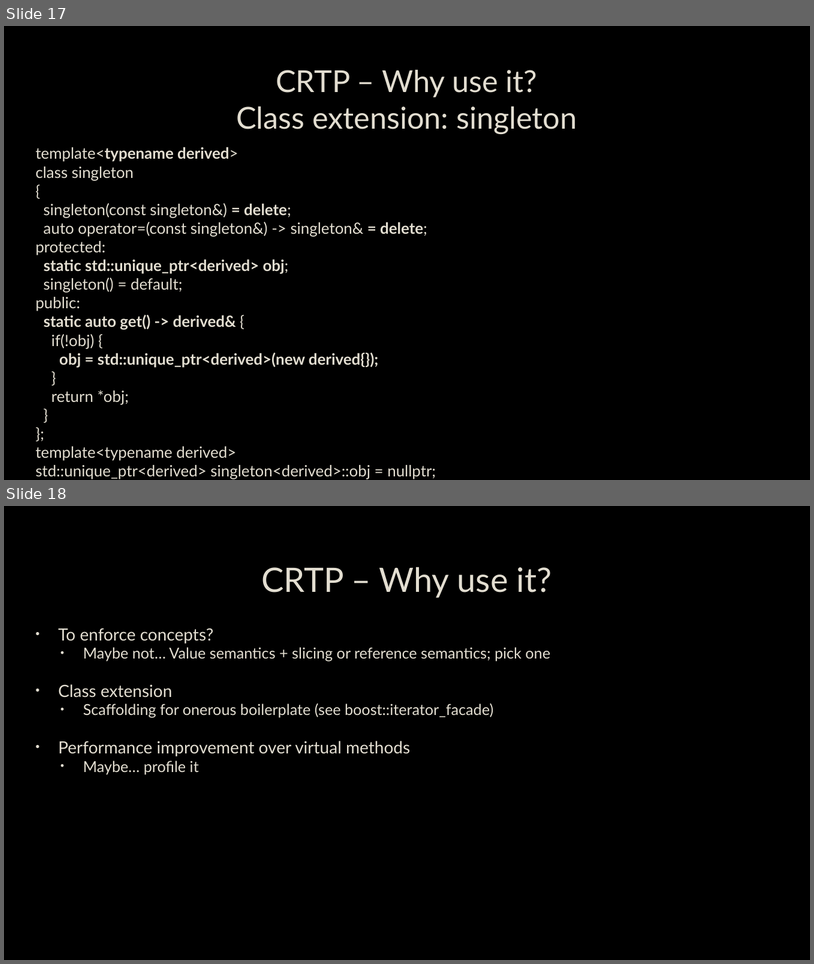
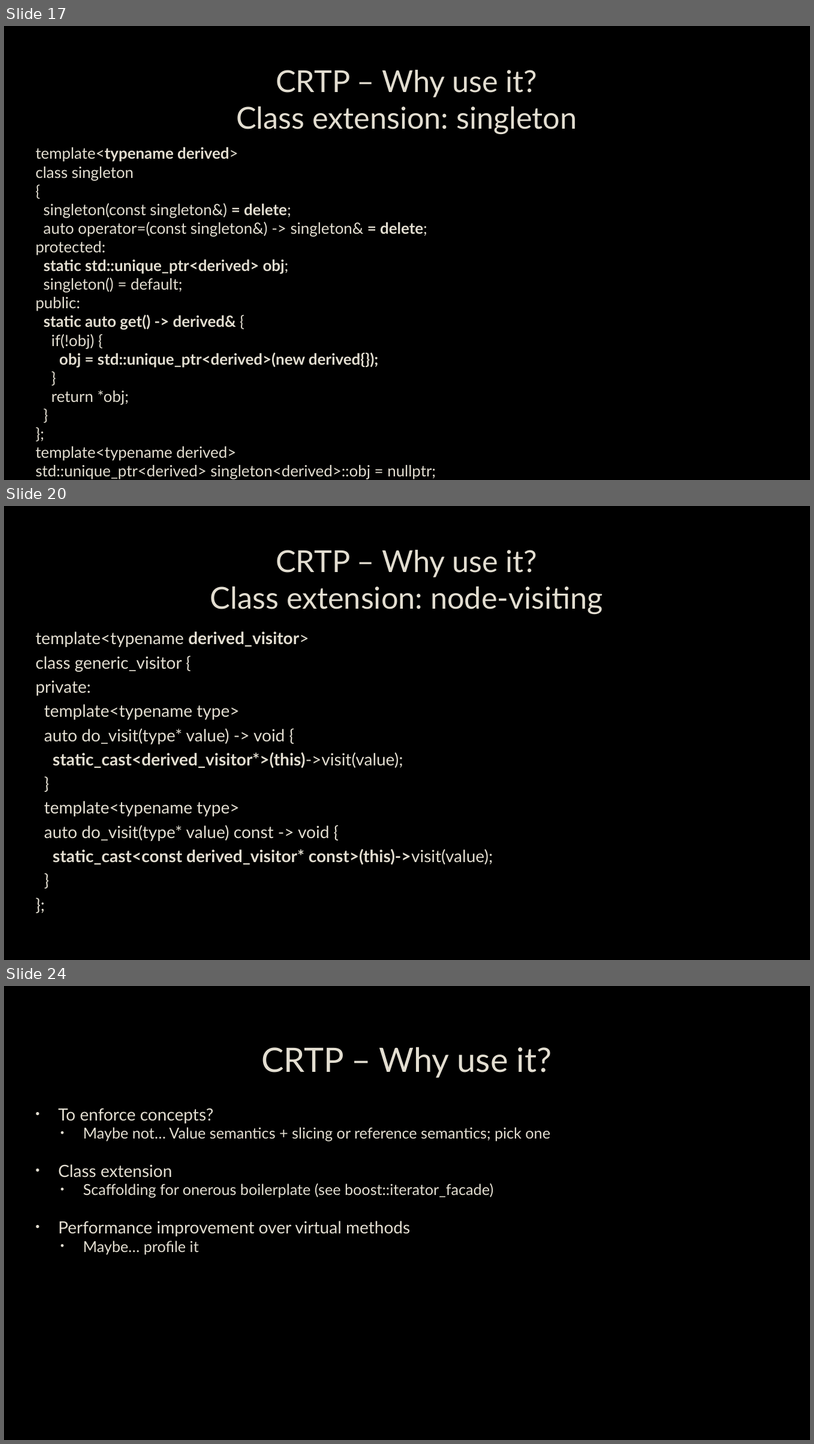
Before and after one commit to capsocrates/crtp-meetup-talk, a slide deck: CRTP.pptx. Shown one above the other, each under a label of ours: slides 17 and 18 before the commit, slides 17, 20 and 24 after it; the slides between them are not shown. The pictures are 814x964 and 814x1444 pixels, drawn with LibreOffice and Linux fonts; fonts in the diff are those of the drawing; background and template pictures are left out. Boxes give left, top, right and bottom in pixels: in the first picture for what was removed or moved away, otherwise in the second. Text is boxed around its words. In the diff, an @@ line names an element or a change of style, - is before the commit and + after.

Commit message:
adding class-extension examples

```diff
--- a/CRTP.pptx
+++ b/CRTP.pptx
@@ slide 20 added at (4, 506, 810, 960), background picture (left out) @@
@@ title added at (210, 550, 603, 613), 36 pt, text #E3DED1 @@
+CRTP – Why use it?
+Class extension: node-visiting
@@ text added at (36, 631, 494, 864), 20 pt, text #E3DED1 @@
+template<typename derived_visitor>
+class generic_visitor {
+private:
+template<typename type>
+auto do_visit(type* value) -> void {
+static_cast<derived_visitor*>(this)->visit(value);
+}
+template<typename type>
+auto do_visit(type* value) const -> void {
+static_cast<const derived_visitor* const>(this)->visit(value);
+}
+};
@@ what was slide 18 is now slide 24 @@
```
Also in this commit, not shown: 5 other slides added, 10 other files.
